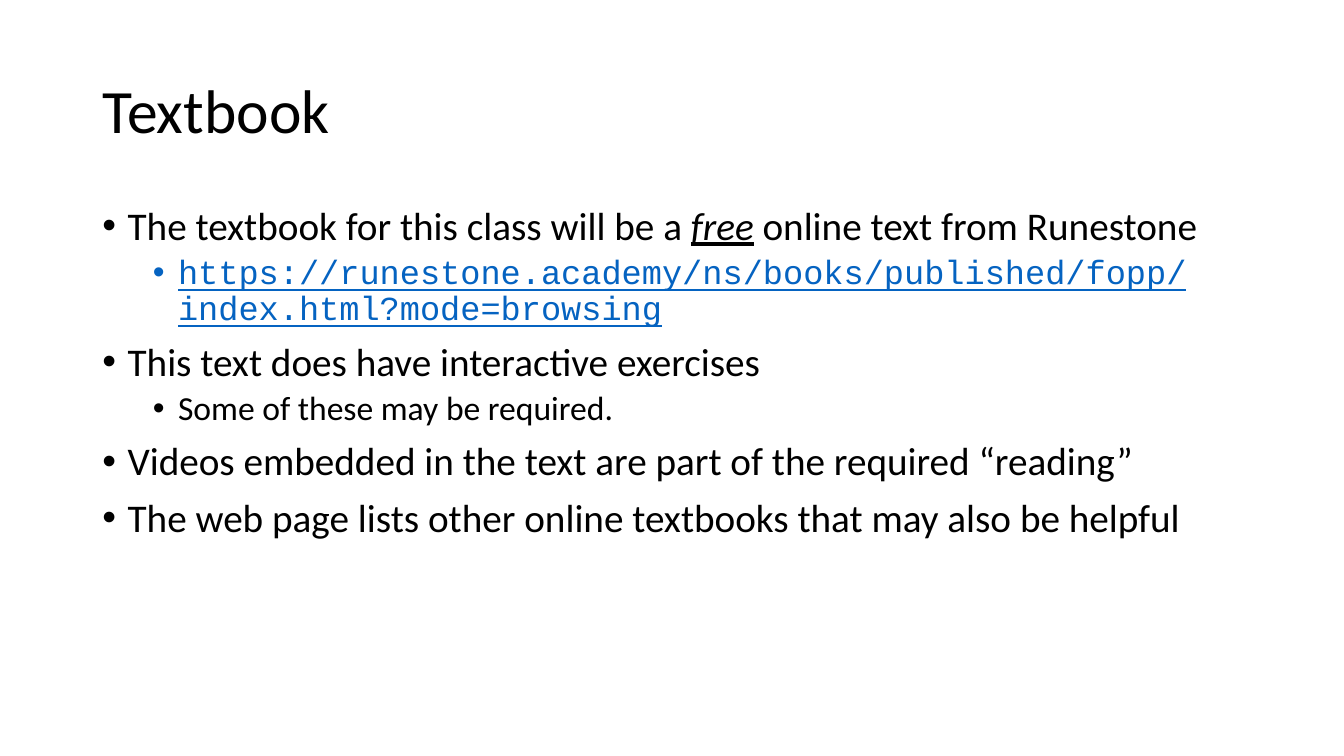
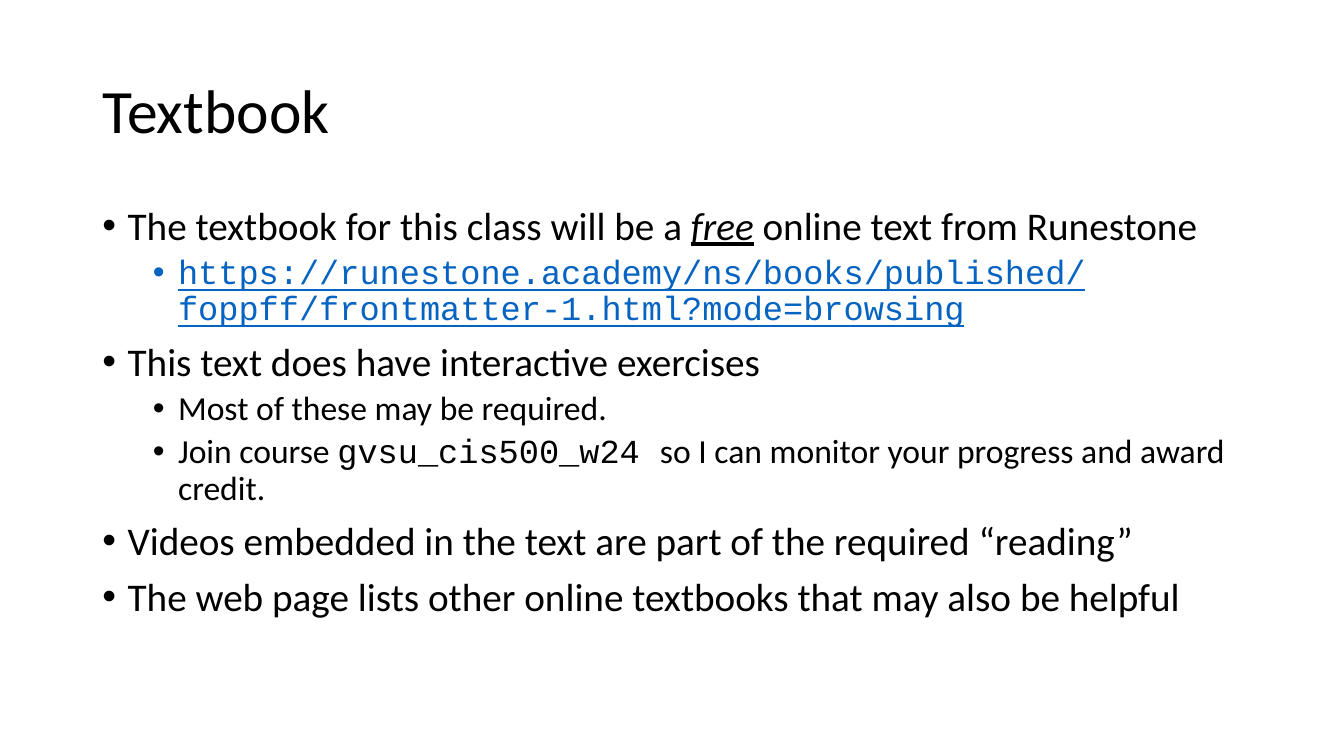
Before and after one commit to KurmasGVSU/KurmasGVSU.github.io, a slide deck: slide 7 of Teaching/Courses/W24/CIS500/LectureNotes/cis500_intro.pptx. Drawn at 1344x756 pixels with LibreOffice and Linux fonts; fonts in the diff are those of the drawing. Boxes give left, top, right and bottom in pixels: in the first picture for what was removed or moved away, otherwise in the second. Text is boxed around its words. In the diff, an @@ line names an element or a change of style, - is before the commit and + after.

```diff
--- a/Teaching/Courses/W24/CIS500/LectureNotes/cis500_intro.pptx
+++ b/Teaching/Courses/W24/CIS500/LectureNotes/cis500_intro.pptx
@@ text at (178, 260, 1086, 327): text changed @@
-  • https://runestone.academy/ns/books/published/fopp/index.html?mode=browsing
+  • https://runestone.academy/ns/books/published/foppff/frontmatter-1.html?mode=browsing
@@ text at (178, 396, 1224, 501): text changed @@
-  • Some of these may be required.
+  • Most of these may be required.
+  • Join course gvsu_cis500_w24 so I can monitor your progress and award credit.
```
Also in this commit, not shown: 6 other slides changed, 4 other files.
